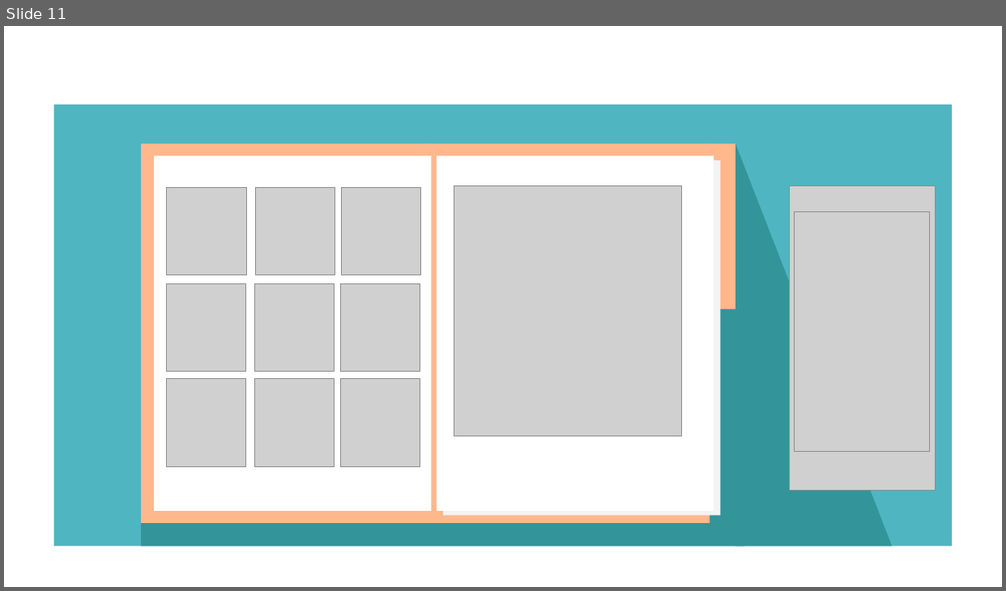
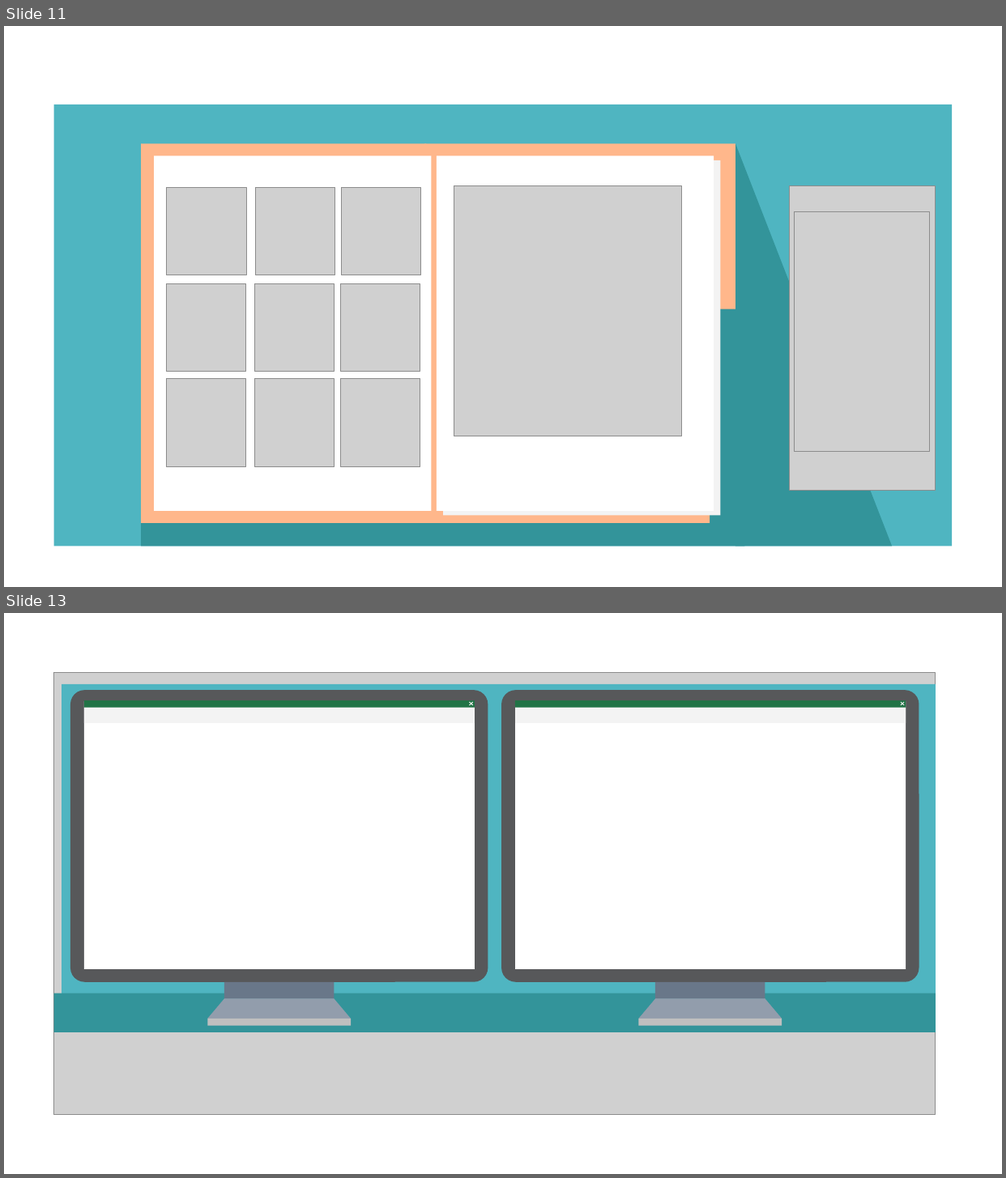
Before and after one commit to systems-multimedia/TruckLogistic, a slide deck: others/Background - Proyecto 2 S.O.pptx. Shown one above the other, each under a label of ours: slide 11 before the commit, slides 11 and 13 after it; the slides between them are not shown. The pictures are 1006x591 and 1006x1178 pixels, drawn with LibreOffice and Linux fonts; fonts in the diff are those of the drawing; grey boxes stand for pictures. Boxes give left, top, right and bottom in pixels: in the first picture for what was removed or moved away, otherwise in the second. Text is boxed around its words. In the diff, an @@ line names an element or a change of style, - is before the commit and + after.

```diff
--- a/others/Background - Proyecto 2 S.O.pptx
+++ b/others/Background - Proyecto 2 S.O.pptx
@@ slide 13 added at (x1=4, y1=613, x2=1002, y2=1174), background #FFFFFF @@
@@ picture added at (x1=54, y1=673, x2=936, y2=1115) @@
@@ rectangle added at (x1=62, y1=684, x2=936, y2=1013), fill #4FB5C1 @@
@@ rectangle added at (x1=84, y1=700, x2=475, y2=707), fill #217346 @@
@@ rectangle added at (x1=84, y1=707, x2=475, y2=723), fill #F3F3F3 @@
@@ cross added at (x1=468, y1=700, x2=475, y2=707), fill #F3F3F3 @@
@@ rectangle added at (x1=515, y1=700, x2=906, y2=707), fill #217346 @@
@@ rectangle added at (x1=515, y1=707, x2=906, y2=723), fill #F3F3F3 @@
@@ cross added at (x1=899, y1=700, x2=906, y2=707), fill #F3F3F3 @@
@@ rectangle added at (x1=54, y1=994, x2=936, y2=1033), fill #33949A @@
@@ group added at (x1=70, y1=690, x2=488, y2=1025): 3 rectangles, 2 parallelograms, 1 rounded rectangle @@
@@ group added at (x1=502, y1=690, x2=919, y2=1025): 3 rectangles, 2 parallelograms, 1 rounded rectangle @@
```
Also in this commit, not shown: 2 other slides added, 32 other files.
